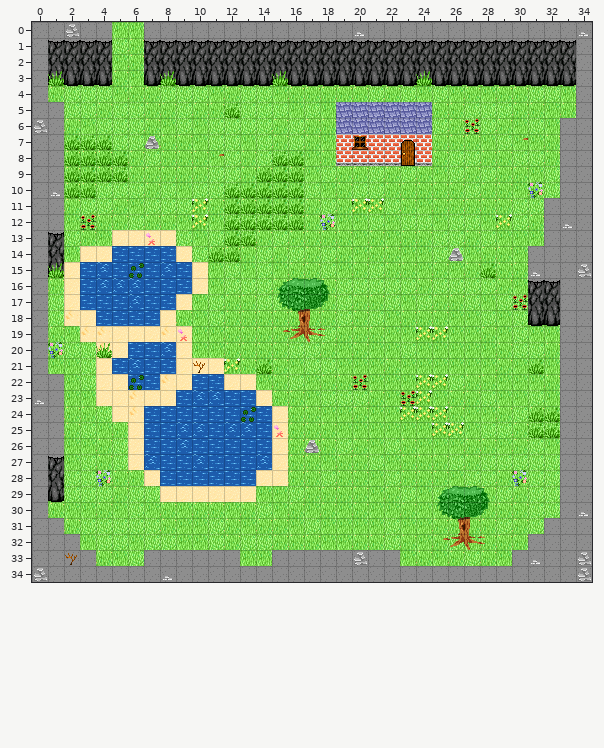
An edit to a level. Tiled map, assets/maps/betamap.tmx. Above: the version before the commit.
Cells are 16x16 px. Shown: x 0..34, y 0..34.
After the commit:
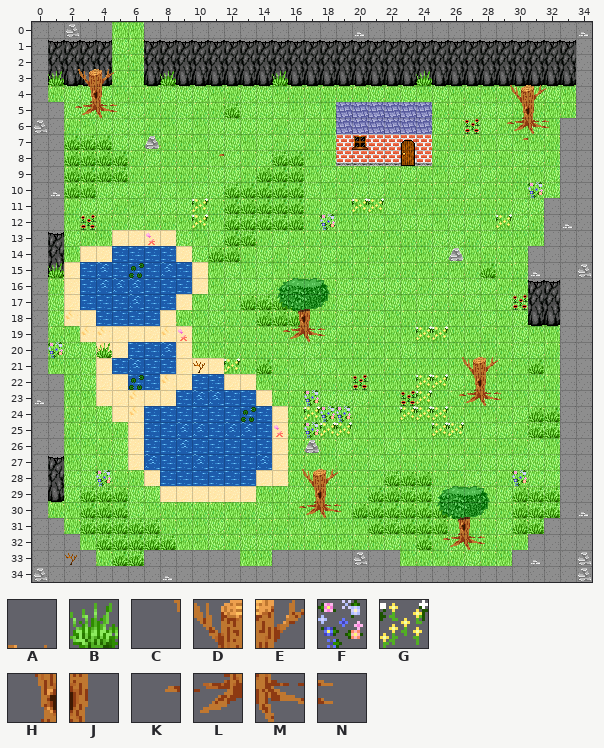
Key: from "pokemon_tile": A 11, B 46, C 49, D 50, E 51, F 84, G 85, H 90, J 91, K 133, L 134, M 135, N 136.
_ is an empty cell.
Diff:
Layer "BG_LAYER_2":
y 17: x 13..16 ____ -> BBBB
y 18: x 14..16 ___ -> BBB
y 23: x 17 _ -> F
y 24: x 17..19 ___ -> GFF
y 25: x 17..19 ___ -> FGG
y 28: x 22..24 ___ -> BBB
y 29: x 3..5 ___ -> BBB; x 21..24 ____ -> BBBB; x 30..32 ___ -> BBB
y 30: x 3..5 ___ -> BBB; x 20..25 ______ -> BBBBBB; x 30..32 ___ -> BBB
y 31: x 3..7 _____ -> BBBBB; x 21..25 _____ -> BBBBB; x 30..31 __ -> BB
y 32: x 4..8 _____ -> BBBBB; x 24 _ -> B
y 33: x 5..6 __ -> BB
Layer "FG_LAYER_1":
y 20: x 28 _ -> A
y 21: x 26..28 ___ -> CDE
y 22: x 27..28 __ -> HJ
y 23: x 26..29 ____ -> KLMN
y 27: x 18 _ -> A
y 28: x 16..18 ___ -> CDE
y 29: x 17..18 __ -> HJ
y 30: x 16..19 ____ -> KLMN
Layer "FG_LAYER_2":
y 2: x 4 _ -> A
y 3: x 2..4 ___ -> CDE; x 31 _ -> A
y 4: x 3..4 __ -> HJ; x 29..31 ___ -> CDE
y 5: x 2..5 ____ -> KLMN; x 30..31 __ -> HJ
y 6: x 29..32 ____ -> KLMN
Changed places in both pictures, as pixel boxes (x1, y1, x2, y2):
added: (75, 69, 117, 118)
added: (507, 85, 549, 134)
added: (240, 295, 300, 326)
added: (459, 357, 501, 406)
added: (304, 390, 352, 438)
added: (299, 469, 448, 550)
added: (80, 487, 176, 566)
added: (512, 487, 560, 534)
